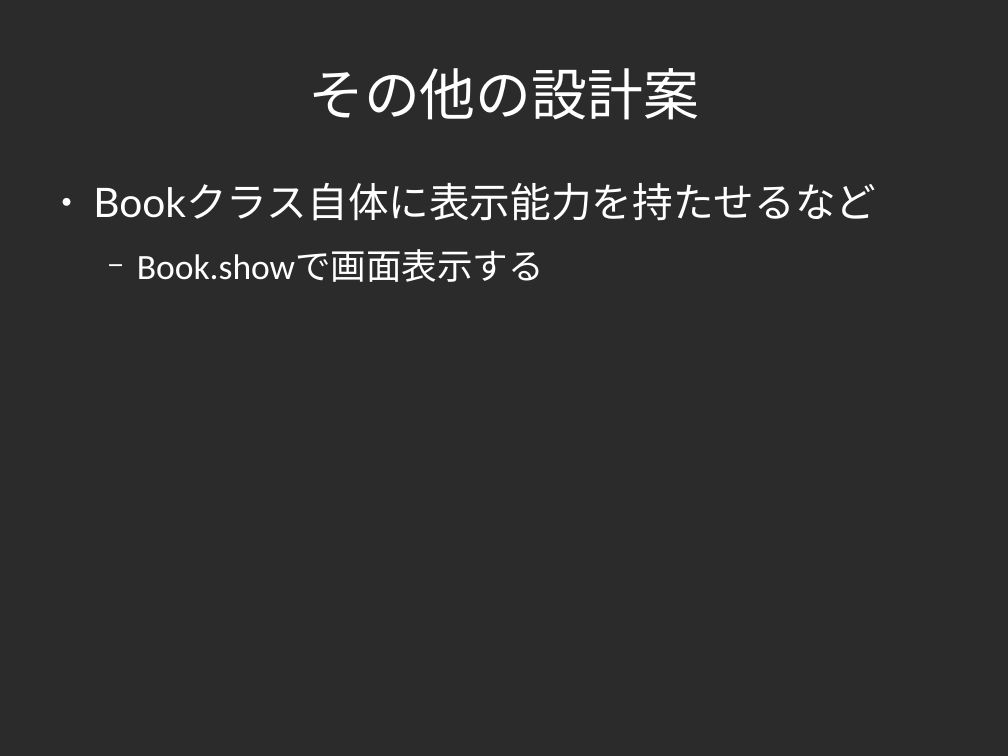
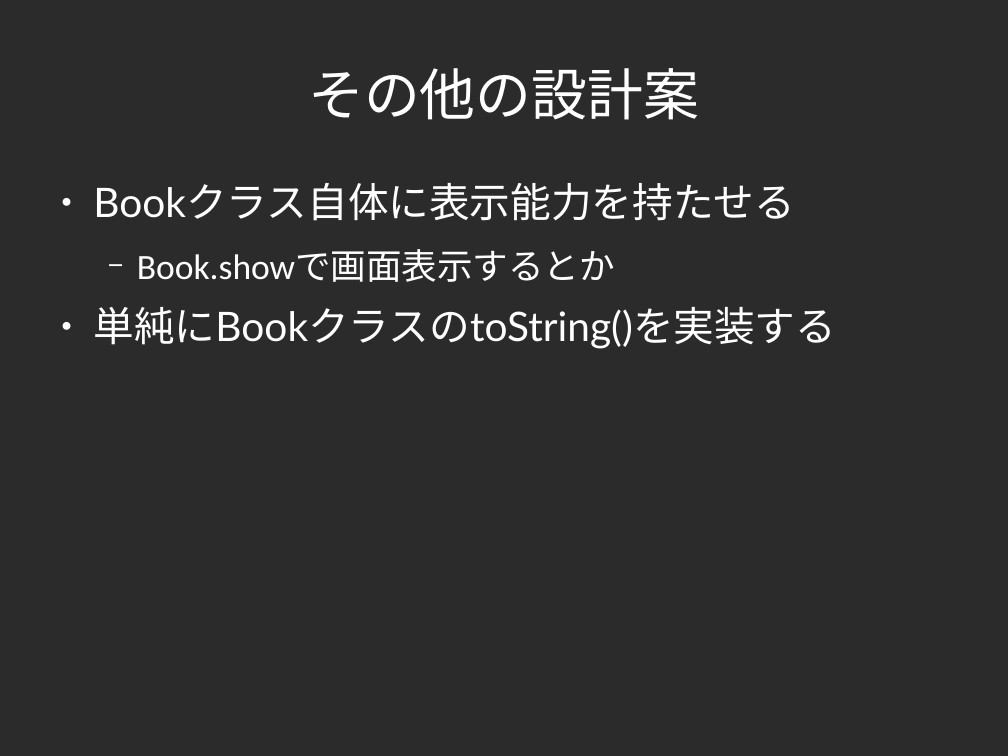
Before and after one commit to yojik/yojik-lib, a slide deck: slide 66 of 2009devsumi/oo_exercise/doc/devsum.odp (slide 63 before the commit). Drawn at 1008x756 pixels with LibreOffice and Linux fonts; fonts in the diff are those of the drawing; background and template pictures are left out; a plain dark background stands for a picture behind light text. Boxes give left, top, right and bottom in pixels: in the first picture for what was removed or moved away, otherwise in the second. Text is boxed around its words. In the diff, an @@ line names an element or a change of style, - is before the commit and + after.

```diff
--- a/2009devsumi/oo_exercise/doc/devsum.odp
+++ b/2009devsumi/oo_exercise/doc/devsum.odp
@@ text at [93,183,836,349]: text changed @@
-● Bookクラス自体に表示能力を持たせるなど
-  − Book.showで画面表示する
+● Bookクラス自体に表示能力を持たせる
+  − Book.showで画面表示するとか
+● 単純にBookクラスのtoString()を実装する
```
Also in this commit, not shown: 16 other slides changed, 4 slides added, 1 slide removed.
